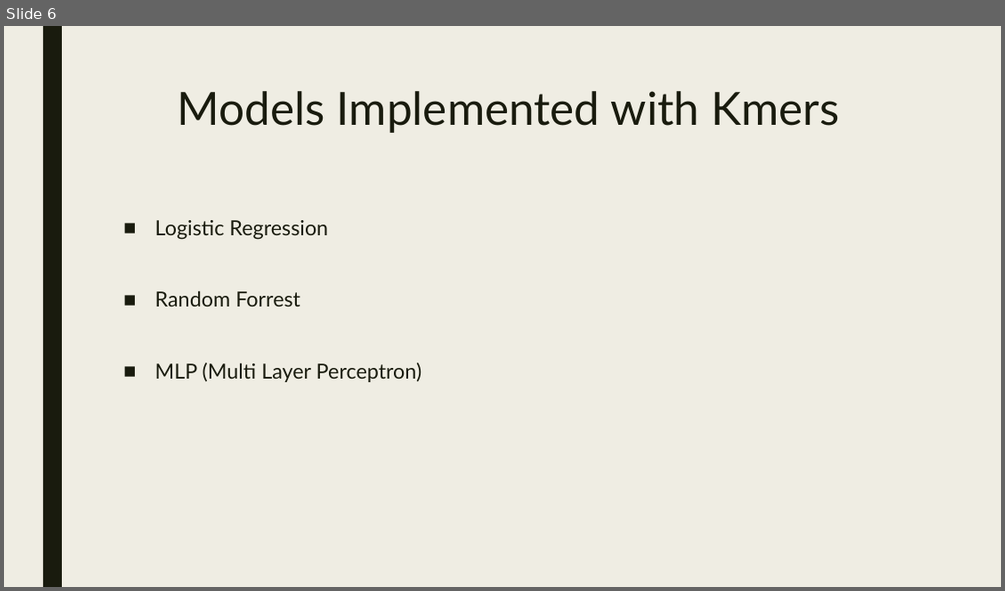
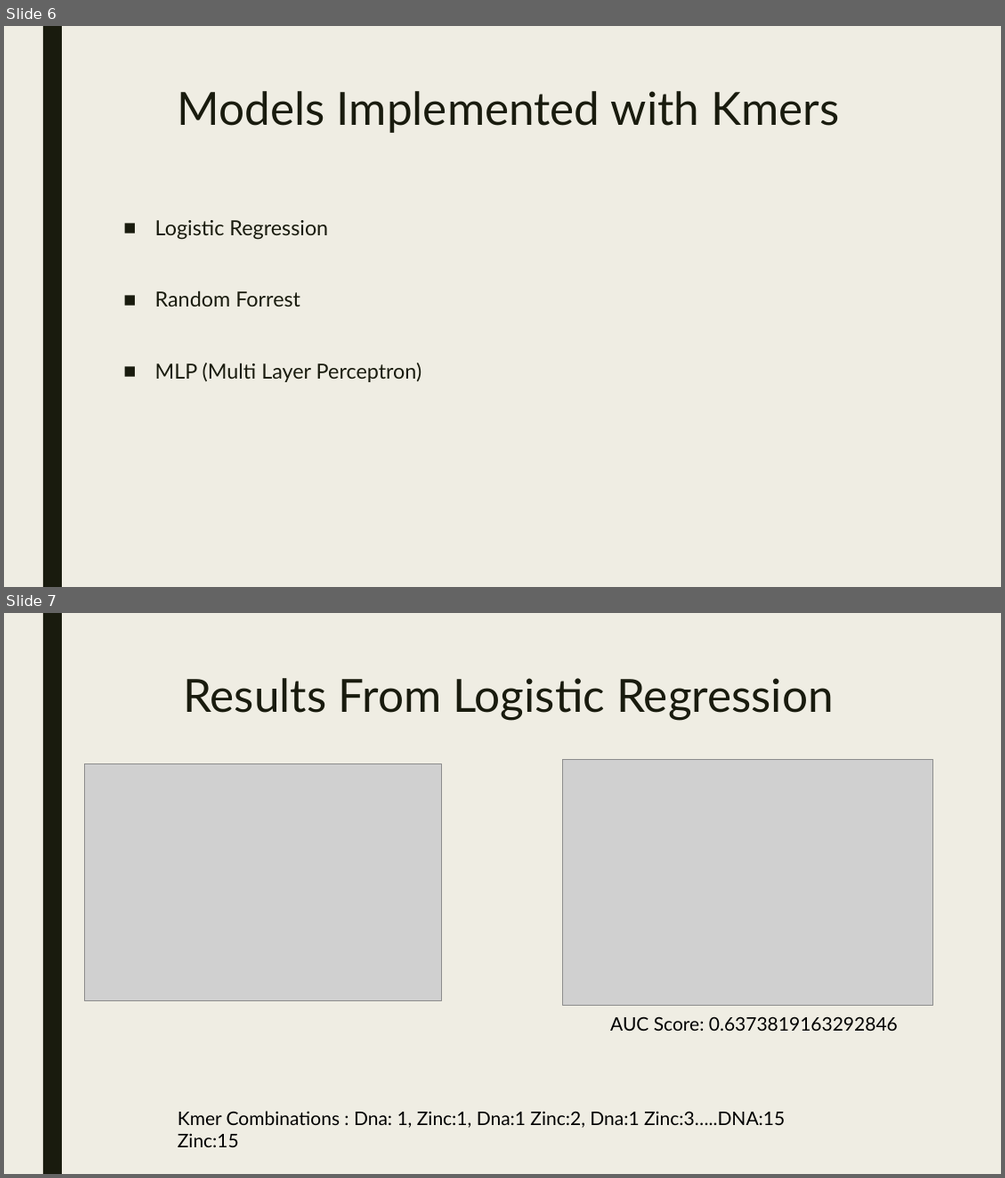
Before and after one commit to DanielLeski/CS4999-Research, a slide deck: Research Presentation.pptx. Shown one above the other, each under a label of ours: slide 6 before the commit, slides 6 and 7 after it. The pictures are 1005x591 and 1005x1178 pixels, drawn with LibreOffice and Linux fonts; fonts in the diff are those of the drawing; grey boxes stand for pictures. Boxes give left, top, right and bottom in pixels: in the first picture for what was removed or moved away, otherwise in the second. Text is boxed around its words. In the diff, an @@ line names an element or a change of style, - is before the commit and + after.

```diff
--- a/Research Presentation.pptx
+++ b/Research Presentation.pptx
@@ slide 7 added at [4,613,1001,1174], background #EFEDE3; not listed: 1 template element that a slide beside it also shows @@
@@ title added at [183,678,833,720], 44 pt, text #191B0E @@
+Results From Logistic Regression
@@ picture added at [85,764,442,1000] @@
@@ picture added at [563,760,933,1005] @@
@@ text added at [610,1016,898,1030], 18 pt, text #000000 @@
+AUC Score: 0.6373819163292846
@@ text added at [178,1111,785,1147], 18 pt, text #000000 @@
+Kmer Combinations : Dna: 1, Zinc:1, Dna:1 Zinc:2, Dna:1 Zinc:3…..DNA:15 Zinc:15
```
Also in this commit, not shown: 5 slides changed, 2 other slides added, 2 other files.
